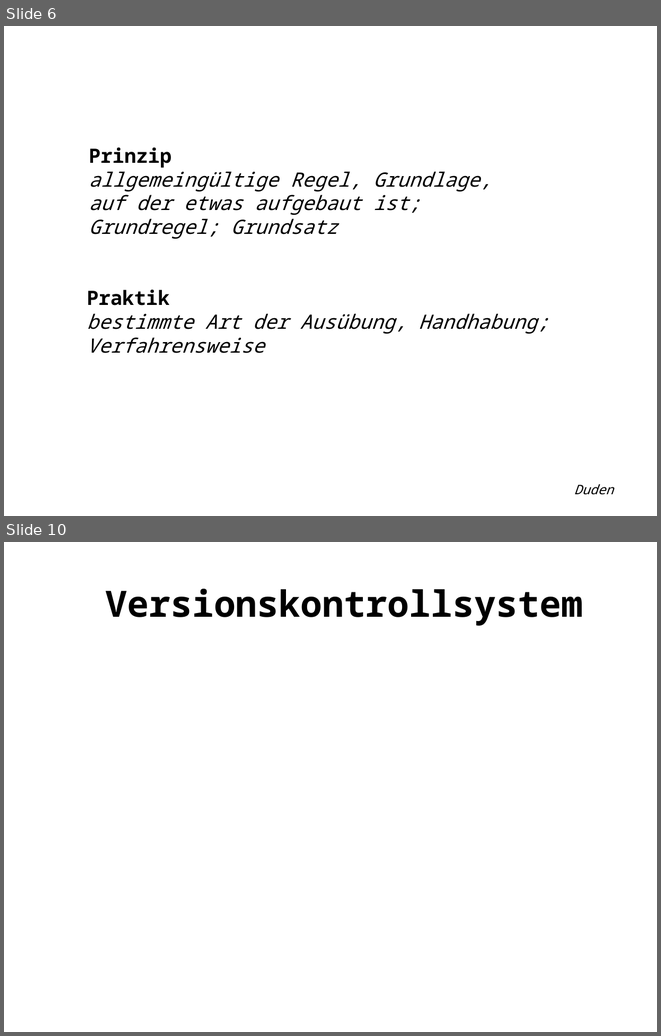
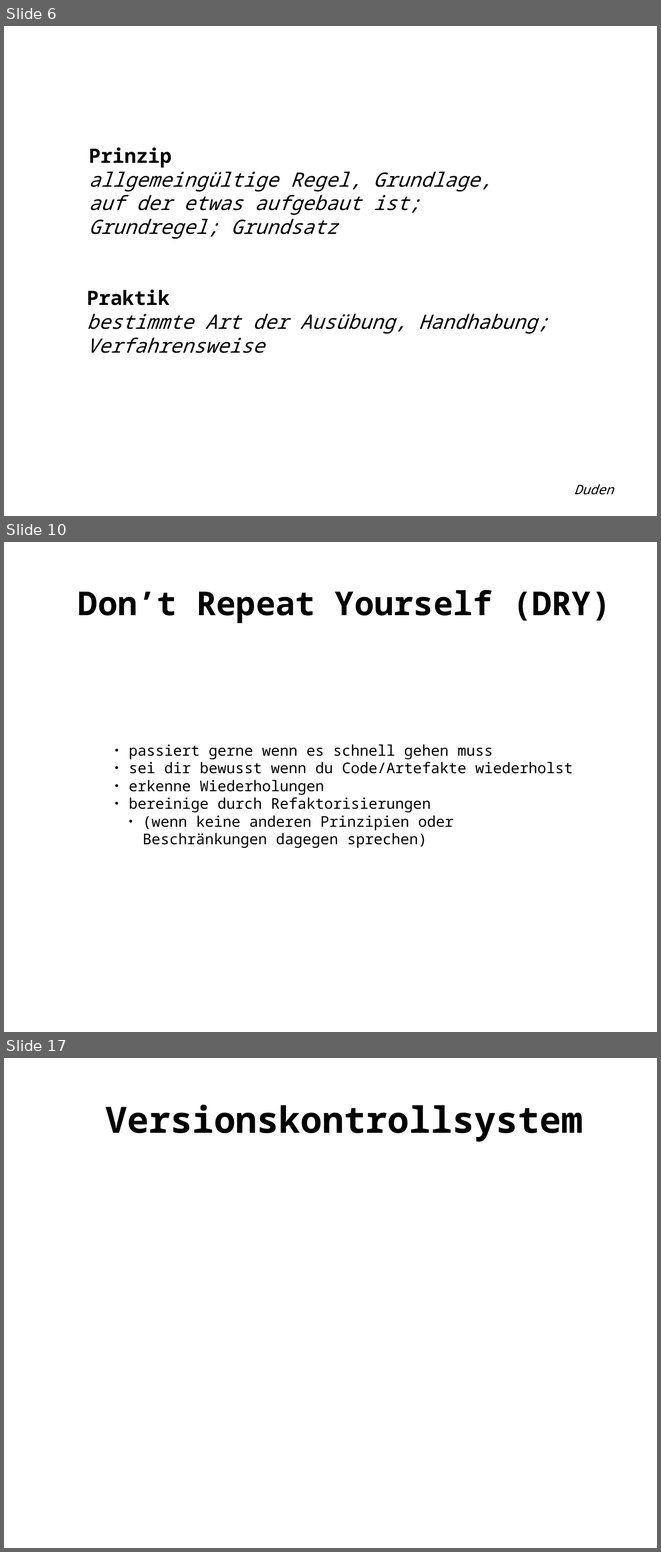
Before and after one commit to Weltraumschaf/Slides, a slide deck: CleanCodeDeveloper/RoterDan1/CCD_Roter_Dan_1.odp. Shown one above the other, each under a label of ours: slides 6 and 10 before the commit, slides 6, 10 and 17 after it; the slides between them are not shown. The pictures are 661x1036 and 661x1552 pixels, drawn with LibreOffice and Linux fonts; fonts in the diff are those of the drawing. Boxes give left, top, right and bottom in pixels: in the first picture for what was removed or moved away, otherwise in the second. Text is boxed around its words. In the diff, an @@ line names an element or a change of style, - is before the commit and + after.

```diff
--- a/CleanCodeDeveloper/RoterDan1/CCD_Roter_Dan_1.odp
+++ b/CleanCodeDeveloper/RoterDan1/CCD_Roter_Dan_1.odp
@@ slide 10 added at bbox=[4, 542, 657, 1032], background #FFFFFF @@
@@ title added at bbox=[78, 590, 611, 623], 40 pt, text #000000, bold @@
+  Don’t Repeat Yourself (DRY)
@@ text added at bbox=[129, 744, 573, 848], 18 pt, text #000000 @@
+● passiert gerne wenn es schnell gehen muss
+● sei dir bewusst wenn du Code/Artefakte wiederholst
+● erkenne Wiederholungen
+● bereinige durch Refaktorisierungen
+  ● (wenn keine anderen Prinzipien oder Beschränkungen dagegen sprechen)
@@ what was slide 10 is now slide 17 @@
```
Also in this commit, not shown: 2 slides changed, 7 other slides added, 1 slide removed, 1 other file.
